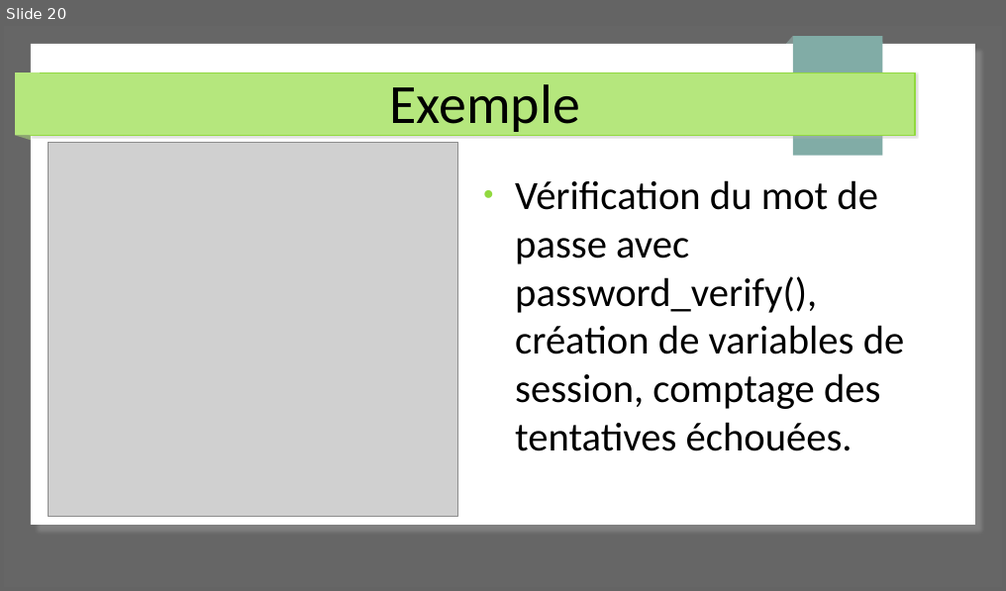
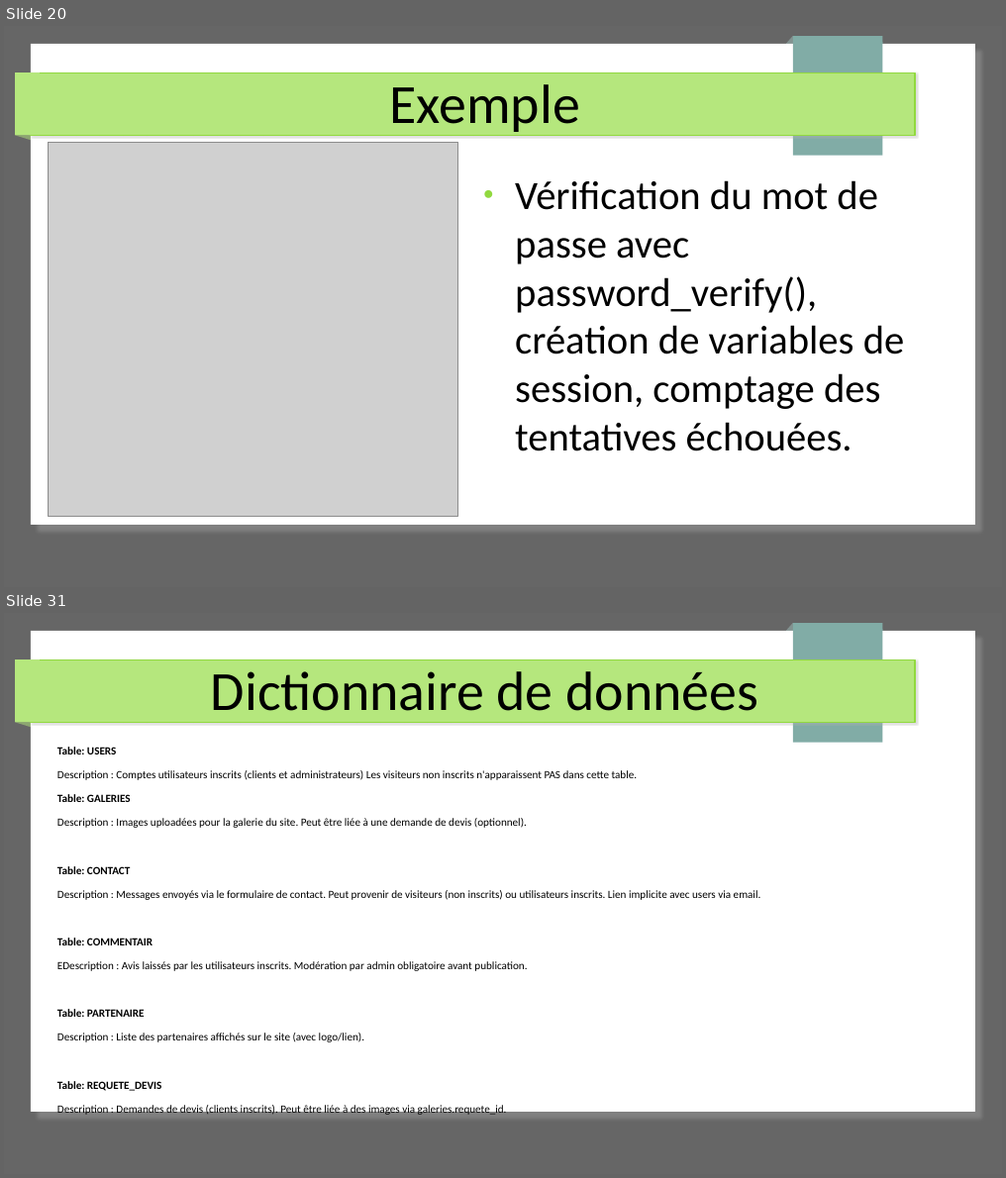
Before and after one commit to Cboukhal/project_exam, a slide deck: Document/projet_exam.odp. Shown one above the other, each under a label of ours: slide 20 before the commit, slides 20 and 31 after it; the slides between them are not shown. The pictures are 1006x591 and 1006x1178 pixels, drawn with LibreOffice and Linux fonts; fonts in the diff are those of the drawing; grey boxes stand for pictures. Boxes give left, top, right and bottom in pixels: in the first picture for what was removed or moved away, otherwise in the second. Text is boxed around its words. In the diff, an @@ line names an element or a change of style, - is before the commit and + after.

```diff
--- a/Document/projet_exam.odp
+++ b/Document/projet_exam.odp
@@ slide 31 added at (4, 613, 1002, 1174), background #666666; not listed: 7 template elements that a slide beside it also shows @@
@@ title added at (211, 671, 758, 724), 44 pt, text #000000 @@
+Dictionnaire de données
@@ text added at (57, 747, 761, 1115), 8.8 pt, text #000000 @@
+Table: USERS
+Description : Comptes utilisateurs inscrits (clients et administrateurs) Les visiteurs non inscrits n'apparaissent PAS dans cette table.
+Table: GALERIES
+Description : Images uploadées pour la galerie du site. Peut être liée à une demande de devis (optionnel).
+Table: CONTACT
+Description : Messages envoyés via le formulaire de contact. Peut provenir de visiteurs (non inscrits) ou utilisateurs inscrits. Lien implicite avec users via email.
+Table: COMMENTAIR
+EDescription : Avis laissés par les utilisateurs inscrits. Modération par admin obligatoire avant publication.
+Table: PARTENAIRE
+Description : Liste des partenaires affichés sur le site (avec logo/lien).
+Table: REQUETE_DEVIS
+Description : Demandes de devis (clients inscrits). Peut être liée à des images via galeries.requete_id.
```
Also in this commit, not shown: 28 other slides added, 5 other files.
